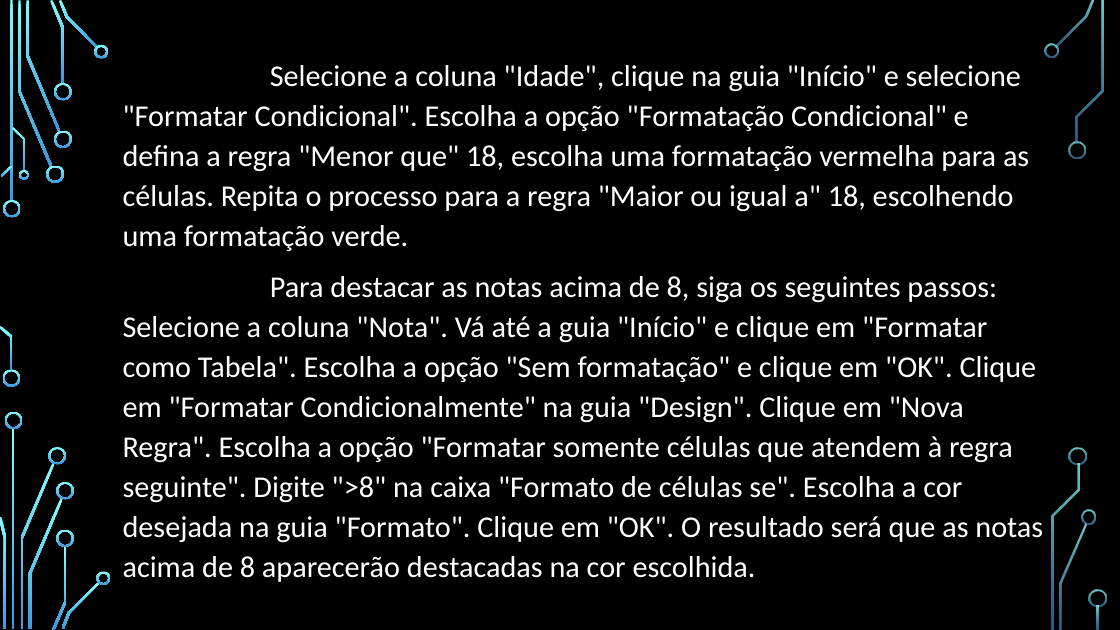
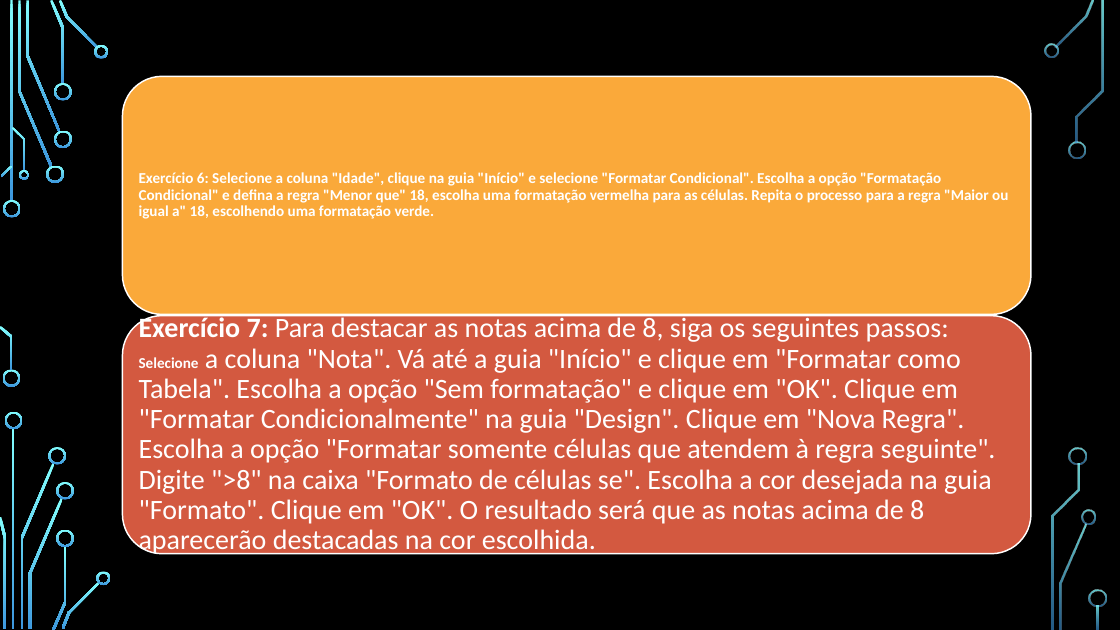
Before and after one commit to VitorKaviski/Curso_Kaviski_Excel_Basico_ao_Avancado, a slide deck: slide 34 of Curso Excel/Básico/Aula 1/Aula 1 - Excel/Curso Excel - Básico - Modelo Slides 1.pptx. Drawn at 1120x630 pixels with LibreOffice and Linux fonts; fonts in the diff are those of the drawing; background and template pictures are left out. Boxes give left, top, right and bottom in pixels: in the first picture for what was removed or moved away, otherwise in the second. Text is boxed around its words. In the diff, an @@ line names an element or a change of style, - is before the commit and + after.

```diff
--- a/Curso Excel/Básico/Aula 1/Aula 1 - Excel/Curso Excel - Básico - Modelo Slides 1.pptx
+++ b/Curso Excel/Básico/Aula 1/Aula 1 - Excel/Curso Excel - Básico - Modelo Slides 1.pptx
@@ text at [123, 65, 1029, 251]: paragraph removed @@
-Exercício 6: Selecione a coluna "Idade", clique na guia "Início" e selecione "Formatar Condicional". Escolha a opção "Formatação Condicional" e defina a regra "Menor que" 18, escolha uma formatação vermelha para as células. Repita o processo para a regra "Maior ou igual a" 18, escolhendo uma formatação verde.
@@ rounded rectangle added at [123, 76, 1032, 314], fill #FAA93A, outline #FFFFFF 1.25 pt @@
@@ text added at [139, 172, 1008, 219], 13 pt, text #FFFFFF, bold @@
+Exercício 6: Selecione a coluna "Idade", clique na guia "Início" e selecione "Formatar Condicional". Escolha a opção "Formatação Condicional" e defina a regra "Menor que" 18, escolha uma formatação vermelha para as células. Repita o processo para a regra "Maior ou igual a" 18, escolhendo uma formatação verde.
@@ rounded rectangle added at [123, 316, 1032, 554], fill #D35940, outline #FFFFFF 1.25 pt @@
@@ text "Exercício 7: Para destacar as ...": place and size @@
-text "Exercício 7: Para destacar as ..." at [123, 65, 1043, 582]
+text "Exercício 7: Para destacar as ..." at [139, 314, 996, 556]
@@ text "Exercício 7: Para destacar as ..." at [139, 314, 996, 556]: size 25.9 to 24 pt; size 25.9 to 13 pt, bold on in "Selecione"; text colour #000000 to #FFFFFF in "Exercício 7:"; line spacing 1.1 to 0.9; less space between paragraphs; vertical alignment top to middle @@
```
Also in this commit, not shown: 5 other slides changed, 4 other files.
